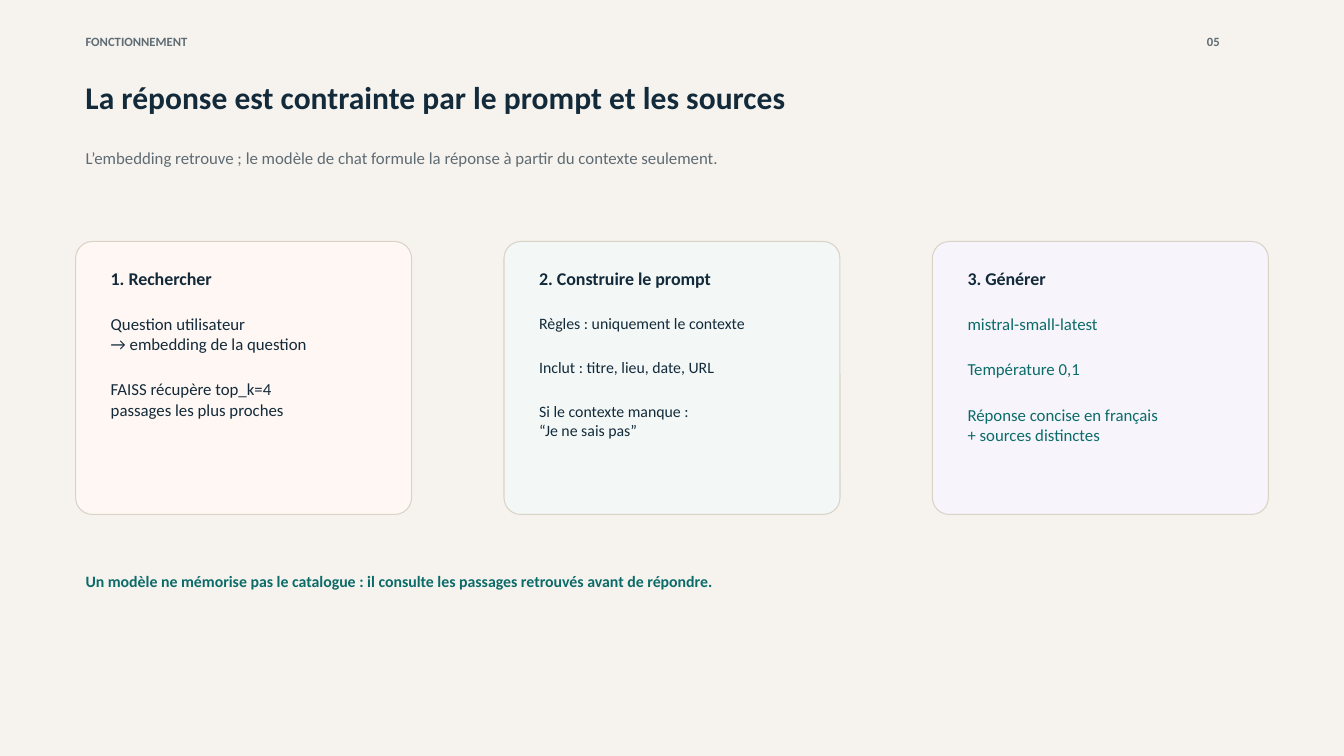
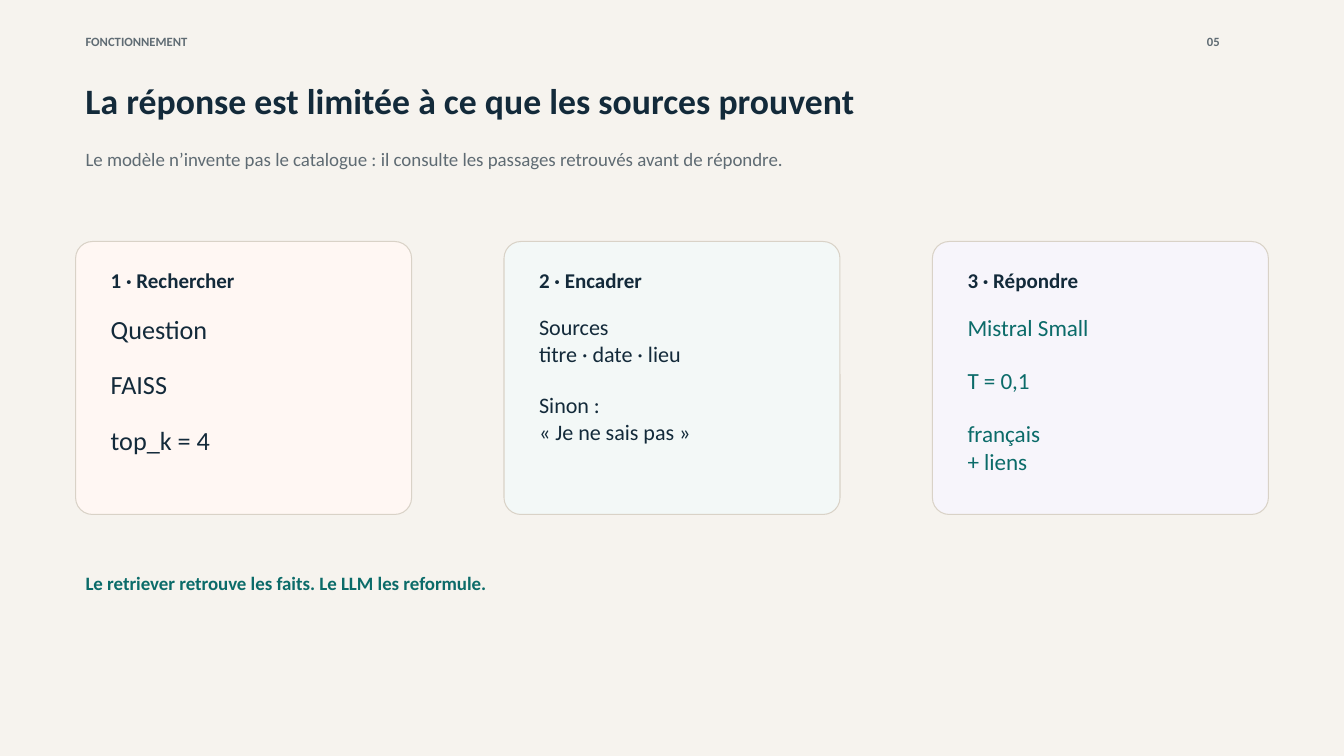
Before and after one commit to hgbe-GH/Projet7, a slide deck: slide 5 of outputs/openagenda-rag-soutenance.pptx. Drawn at 1344x756 pixels with LibreOffice and Linux fonts; fonts in the diff are those of the drawing. Boxes give left, top, right and bottom in pixels: in the first picture for what was removed or moved away, otherwise in the second. Text is boxed around its words. In the diff, an @@ line names an element or a change of style, - is before the commit and + after.

Commit message:
docs: rendre la soutenance plus visuelle

```diff
--- a/outputs/openagenda-rag-soutenance.pptx
+++ b/outputs/openagenda-rag-soutenance.pptx
@@ text at bbox=[85, 89, 855, 120]: text changed; size 22.5 to 25.5 pt @@
-La réponse est contrainte par le prompt et les sources
+La réponse est limitée à ce que les sources prouvent
@@ text at bbox=[86, 153, 783, 169]: text changed; size 12 to 13.5 pt @@
-L’embedding retrouve ; le modèle de chat formule la réponse à partir du contexte seulement.
+Le modèle n’invente pas le catalogue : il consulte les passages retrouvés avant de répondre.
@@ text at bbox=[111, 273, 234, 288]: text changed; size 12.8 to 15 pt @@
-1. Rechercher
+1 · Rechercher
@@ text at bbox=[539, 273, 642, 288]: text changed; size 12.8 to 15 pt @@
-2. Construire le prompt
+2 · Encadrer
@@ text at bbox=[968, 273, 1078, 292]: text changed; size 12.8 to 15 pt @@
-3. Générer
+3 · Répondre
@@ text at bbox=[111, 321, 210, 455]: text changed; size 12 to 18.8 pt @@
-Question utilisateur
-→ embedding de la question
-FAISS récupère top_k=4
-passages les plus proches
+Question
+FAISS
+top_k = 4
@@ text at bbox=[539, 320, 681, 444]: text changed; size 11.2 to 15.8 pt @@
-Règles : uniquement le contexte
-Inclut : titre, lieu, date, URL
-Si le contexte manque :
-“Je ne sais pas”
+Sources
+titre · date · lieu
+Sinon :
+« Je ne sais pas »
@@ text at bbox=[968, 320, 1089, 470]: text changed; size 12 to 16.5 pt @@
-mistral-small-latest
-Température 0,1
-Réponse concise en français
-+ sources distinctes
+Mistral Small
+T = 0,1
+français
++ liens
@@ text at bbox=[86, 576, 486, 590]: text changed; size 11.2 to 13.5 pt @@
-Un modèle ne mémorise pas le catalogue : il consulte les passages retrouvés avant de répondre.
+Le retriever retrouve les faits. Le LLM les reformule.
```
Also in this commit, not shown: 11 other slides changed, 1 other file.
